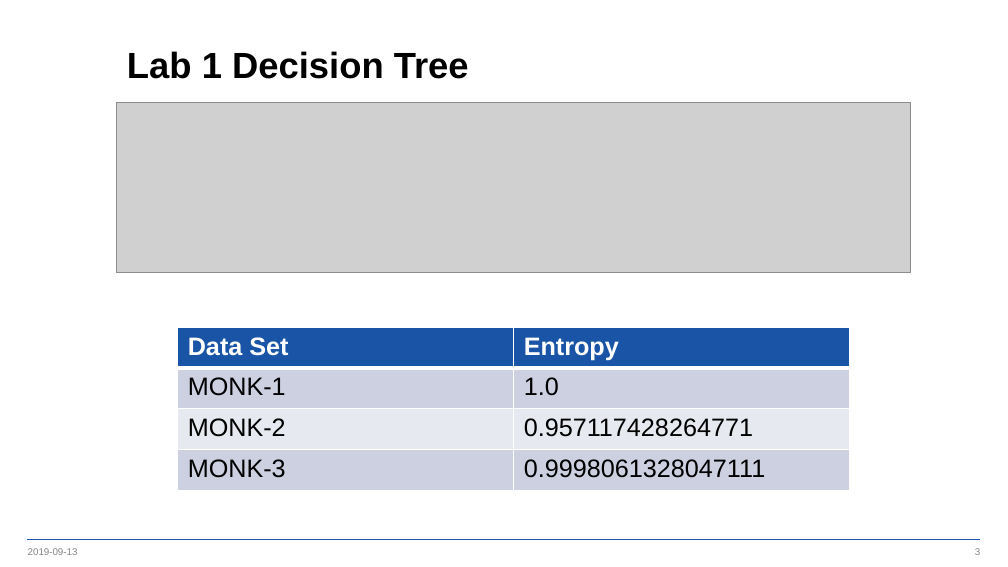
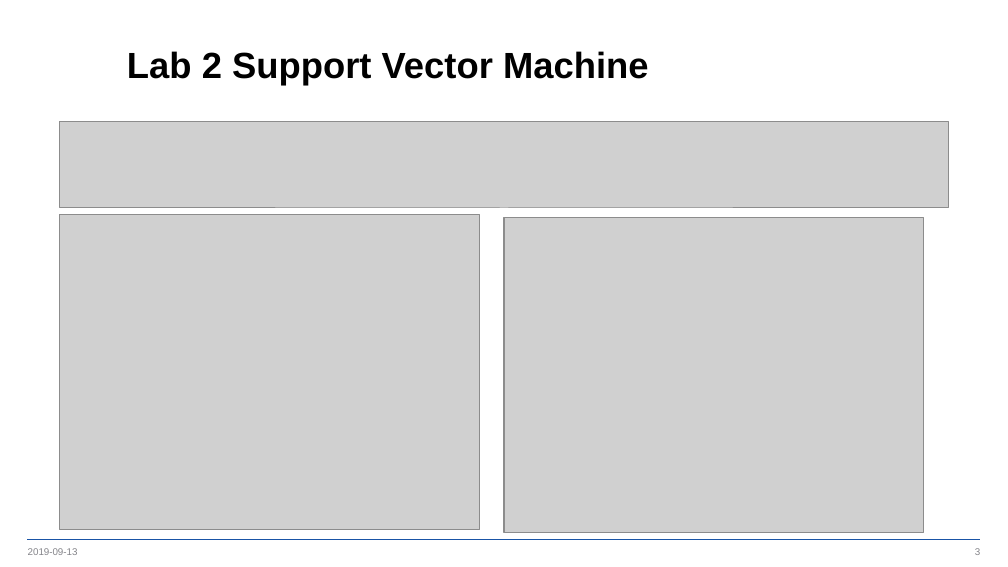
Before and after one commit to physics31415926/MachineLearningLabs, a slide deck: slide 3 of Lab2/Lab2_pre.pptx. Drawn at 1008x567 pixels with LibreOffice and Linux fonts; fonts in the diff are those of the drawing; grey boxes stand for pictures; background and template pictures are left out. Boxes give left, top, right and bottom in pixels: in the first picture for what was removed or moved away, otherwise in the second. Text is boxed around its words. In the diff, an @@ line names an element or a change of style, - is before the commit and + after.

```diff
--- a/Lab2/Lab2_pre.pptx
+++ b/Lab2/Lab2_pre.pptx
@@ title at (127, 51, 649, 86): text changed @@
-Lab 1 Decision Tree
+Lab 2 Support Vector Machine
@@ picture removed at (117, 102, 910, 272) @@
@@ picture added at (59, 122, 949, 209) @@
@@ picture added at (59, 215, 480, 529) @@
@@ picture added at (504, 218, 924, 532) @@
@@ table removed at (177, 328, 849, 491), 4 rows, 2 columns @@
-Data Set | Entropy
-MONK-1 | 1.0
-MONK-2 | 0.957117428264771
-MONK-3 | 0.9998061328047111
```
Also in this commit, not shown: 4 other slides changed, 9 slides removed, 4 other files.
